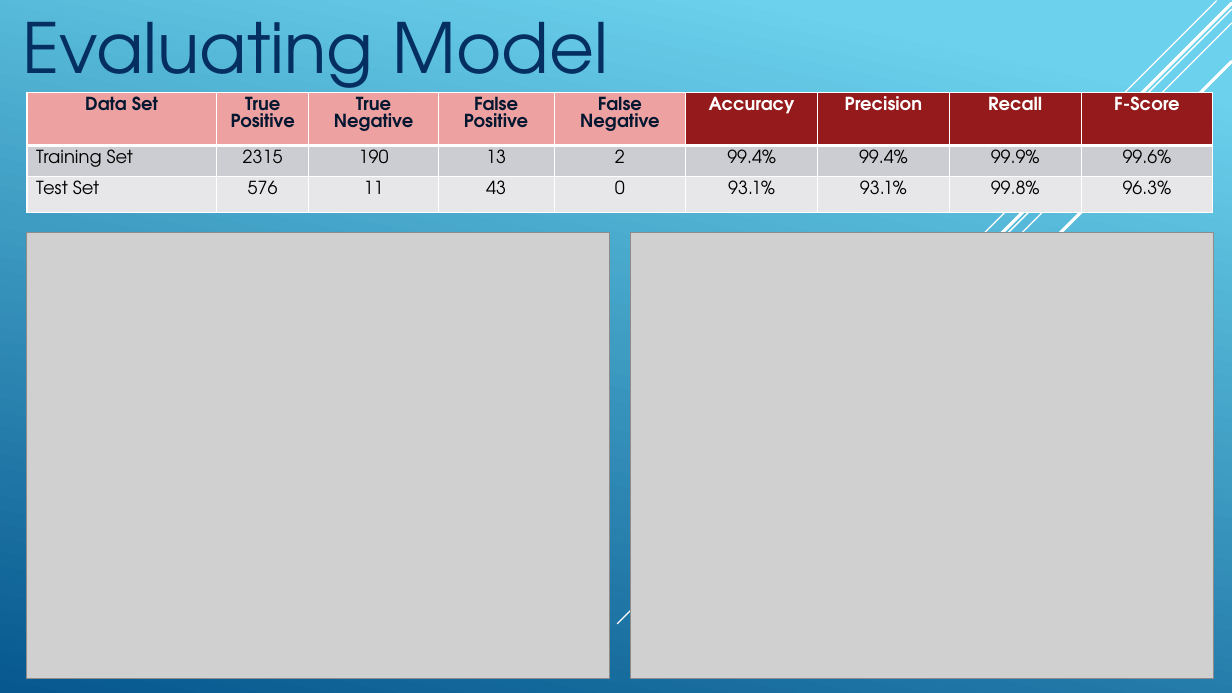
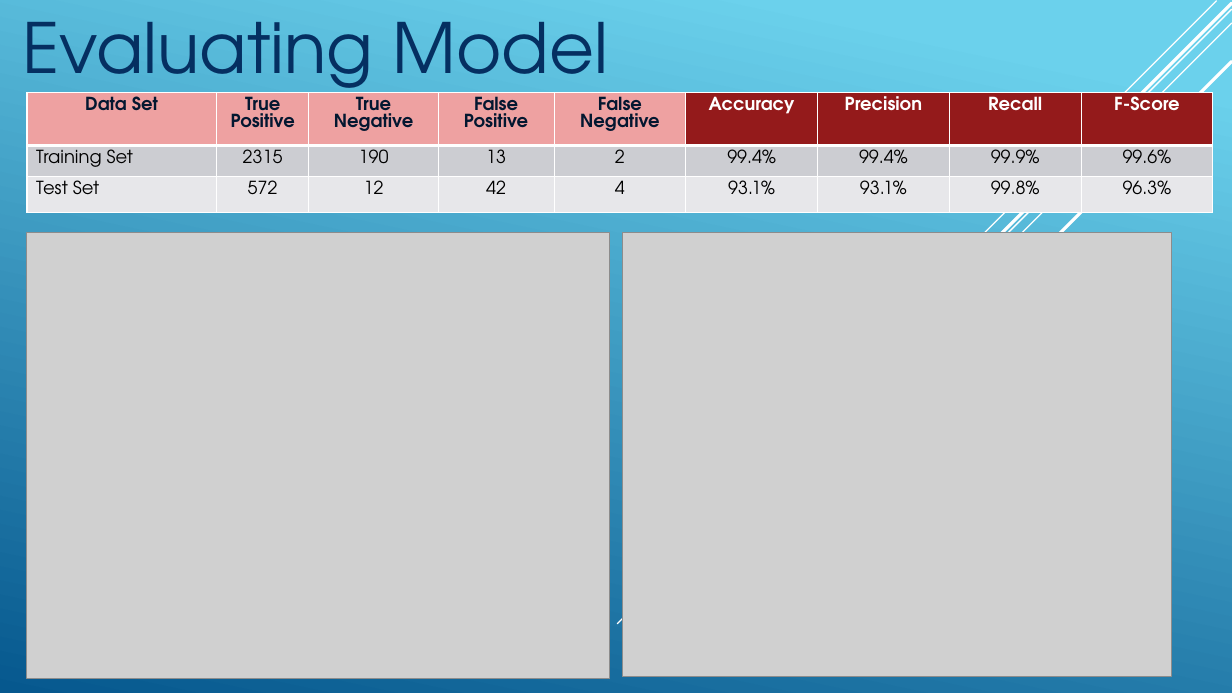
Before and after one commit to sureshmanem/MachineLearningClassification, a slide deck: slide 9 of Decision Trees and Random Forest/Machine Learning Foundation Project.pptx. Drawn at 1232x693 pixels with LibreOffice and Linux fonts; fonts in the diff are those of the drawing; grey boxes stand for pictures. Boxes give left, top, right and bottom in pixels: in the first picture for what was removed or moved away, otherwise in the second. Text is boxed around its words. In the diff, an @@ line names an element or a change of style, - is before the commit and + after.

```diff
--- a/Decision Trees and Random Forest/Machine Learning Foundation Project.pptx
+++ b/Decision Trees and Random Forest/Machine Learning Foundation Project.pptx
@@ table at (x1=27, y1=93, x2=1214, y2=213) @@
-row 3: Test Set | 576 | 11 | 43 | 0 | 93.1% | 93.1% | 99.8% | 96.3%
+row 3: Test Set | 572 | 12 | 42 | 4 | 93.1% | 93.1% | 99.8% | 96.3%
@@ picture resized from (x1=631, y1=232, x2=1214, y2=678) to (x1=622, y1=232, x2=1171, y2=677) @@
```
Also in this commit, not shown: 4 other slides changed.
